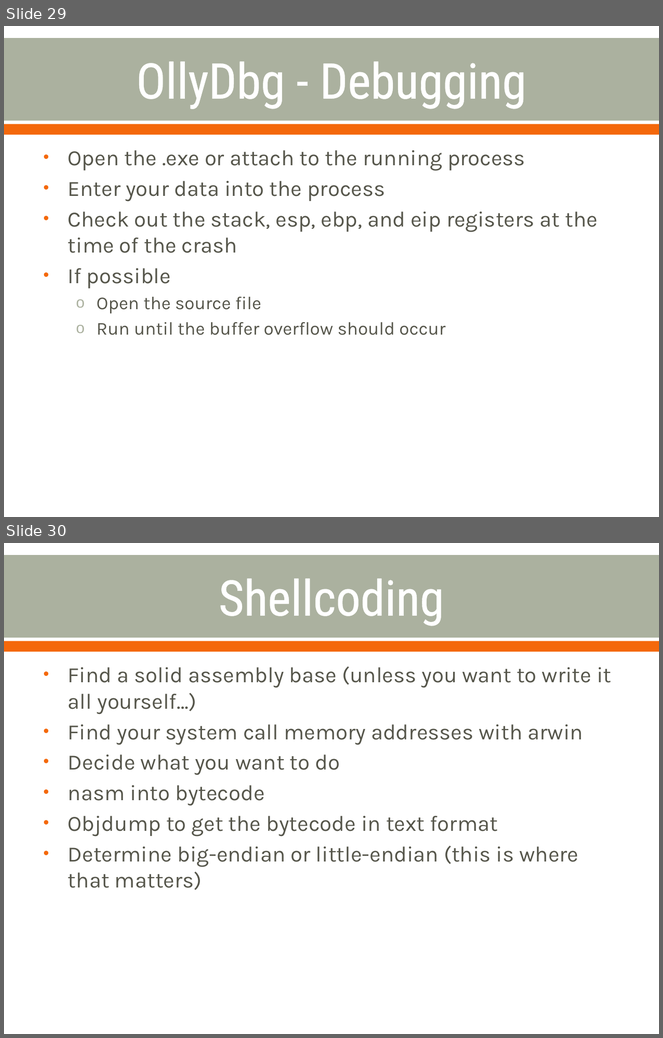
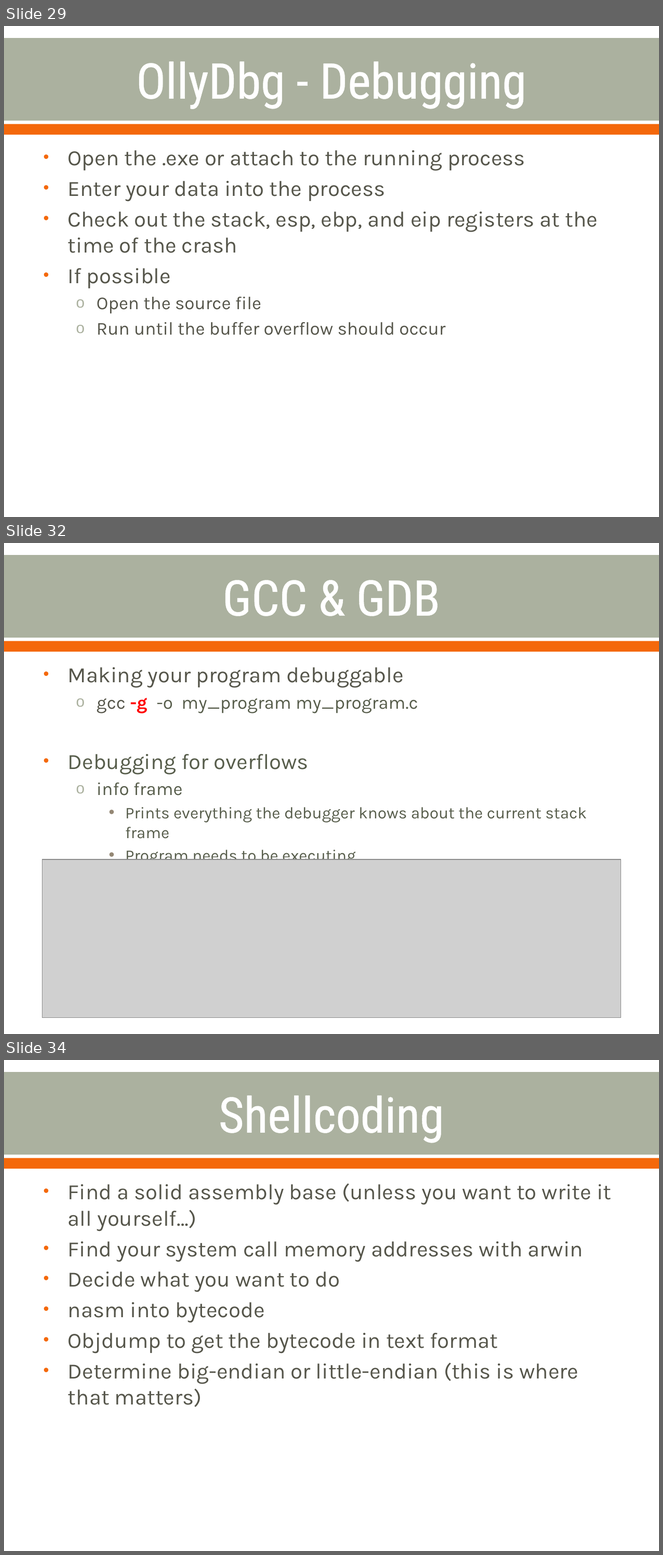
Before and after one commit to cornwe19/cse825, a slide deck: Buffer Overflow Attacks.pptx. Shown one above the other, each under a label of ours: slides 29 and 30 before the commit, slides 29, 32 and 34 after it; the slides between them are not shown. The pictures are 663x1038 and 663x1555 pixels, drawn with LibreOffice and Linux fonts; fonts in the diff are those of the drawing; grey boxes stand for pictures. Boxes give left, top, right and bottom in pixels: in the first picture for what was removed or moved away, otherwise in the second. Text is boxed around its words. In the diff, an @@ line names an element or a change of style, - is before the commit and + after.

Commit message:
adding some gdb debugging slides to the presentation

```diff
--- a/Buffer Overflow Attacks.pptx
+++ b/Buffer Overflow Attacks.pptx
@@ slide 32 added at [4,543,659,1034], background #FFFFFF; not listed: 2 template elements that a slide beside it also shows @@
@@ title added at [222,580,440,616], 54 pt, text #FFFFFF @@
+GCC & GDB
@@ text added at [68,667,587,865], 18 pt, text #575D4B @@
+• Making your program debuggable
+  o gcc -g -o my_program my_program.c
+• Debugging for overflows
+  o info frame
+    • Prints everything the debugger knows about the current stack frame
+    • Program needs to be executing
@@ picture added at [42,860,621,1018] @@
@@ what was slide 30 is now slide 34 @@
```
Also in this commit, not shown: 3 other slides added.
